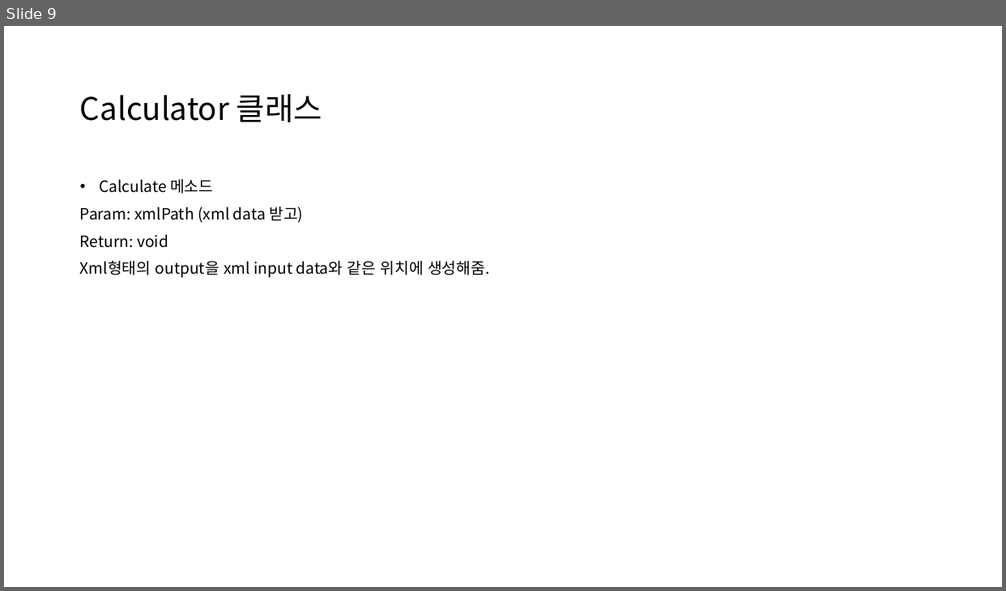
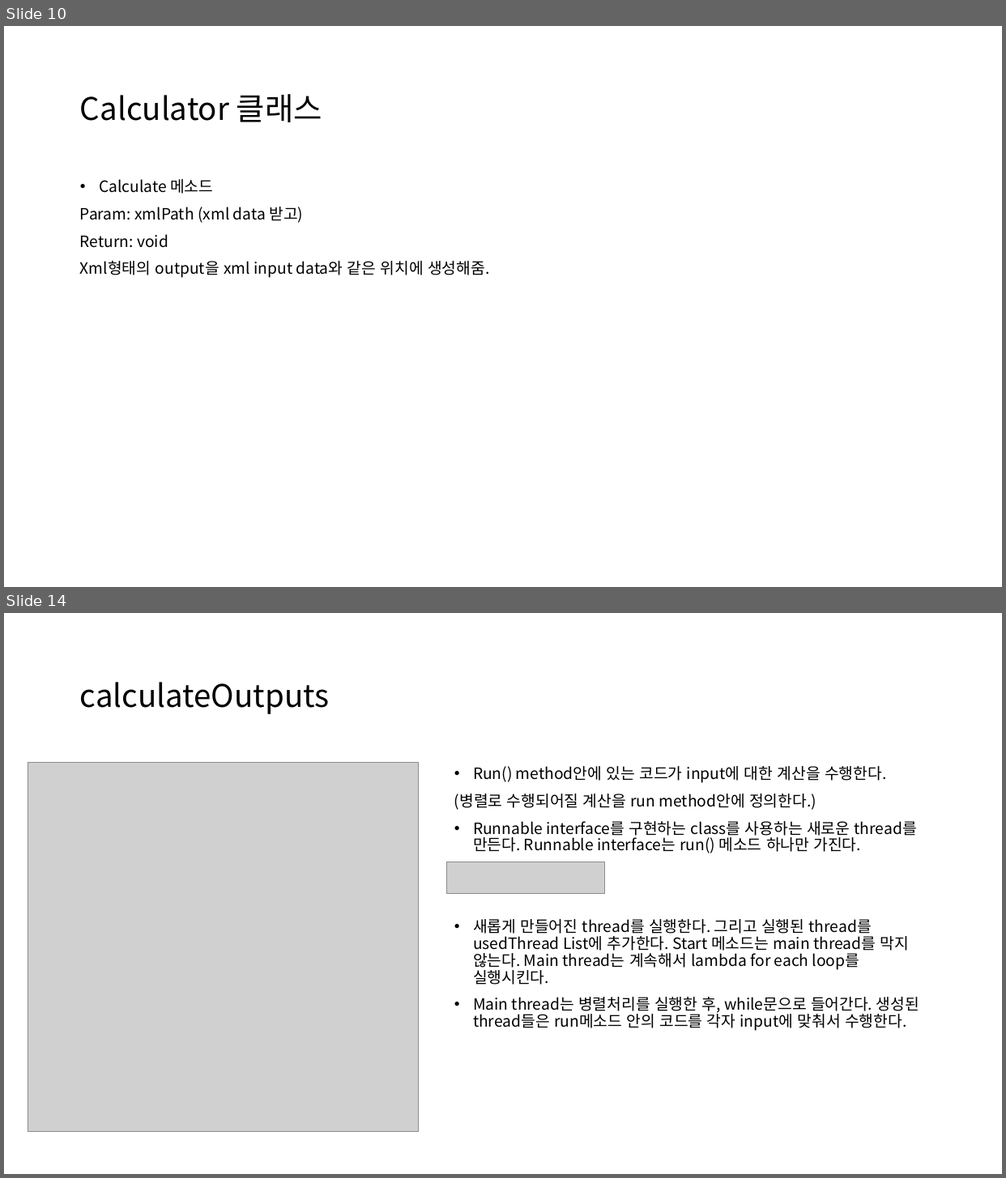
Before and after one commit to kdw1437/SpringHomework_BackEnd, a slide deck: QuantPricer 클론 코딩_240903.pptx. Shown one above the other, each under a label of ours: slide 9 before the commit, slides 10 and 14 after it; the slides between them are not shown. The pictures are 1006x591 and 1006x1178 pixels, drawn with LibreOffice and Linux fonts; fonts in the diff are those of the drawing; grey boxes stand for pictures. Boxes give left, top, right and bottom in pixels: in the first picture for what was removed or moved away, otherwise in the second. Text is boxed around its words. In the diff, an @@ line names an element or a change of style, - is before the commit and + after.

Commit message:
ppt 클론코딩 thread update

```diff
--- a/QuantPricer 클론 코딩_240903.pptx
+++ b/QuantPricer 클론 코딩_240903.pptx
@@ slide 14 added at <box>4,613,1002,1174</box>, background #FFFFFF @@
@@ title added at <box>80,682,330,714</box>, 30 pt, text #000000 @@
+calculateOutputs
@@ picture added at <box>28,763,418,1131</box> @@
@@ text added at <box>454,766,919,1031</box>, 15 pt, text #000000 @@
+• Run() method안에 있는 코드가 input에 대한 계산을 수행한다.
+(병렬로 수행되어질 계산을 run method안에 정의한다.)
+• Runnable interface를 구현하는 class를 사용하는 새로운 thread를 만든다. Runnable interface는 run() 메소드 하나만 가진다.
+• 새롭게 만들어진 thread를 실행한다. 그리고 실행된 thread를 usedThread List에 추가한다. Start 메소드는 main thread를 막지 않는다. Main thread는 계속해서 lambda for each loop를 실행시킨다.
+• Main thread는 병렬처리를 실행한 후, while문으로 들어간다. 생성된 thread들은 run메소드 안의 코드를 각자 input에 맞춰서 수행한다.
@@ picture added at <box>447,862,604,894</box> @@
@@ what was slide 9 is now slide 10 @@
```
Also in this commit, not shown: 6 other slides added.
